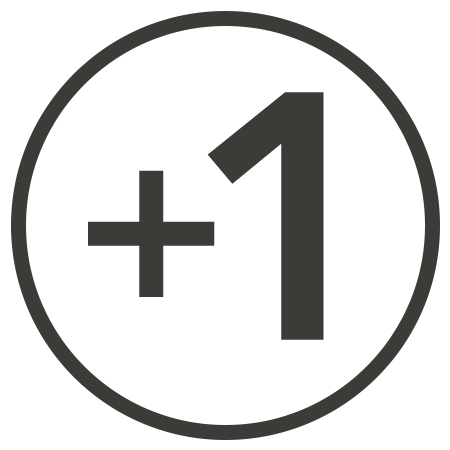
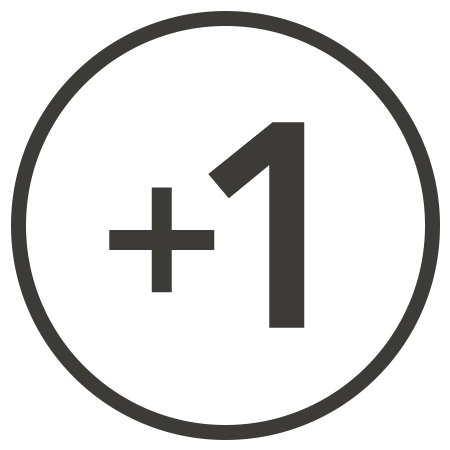
Revision of a layered 450 x 450 image; what changed, layer by layer:
painted on "+" over <box>88,170,215,297</box>
painted on "1" over <box>207,92,324,340</box>
